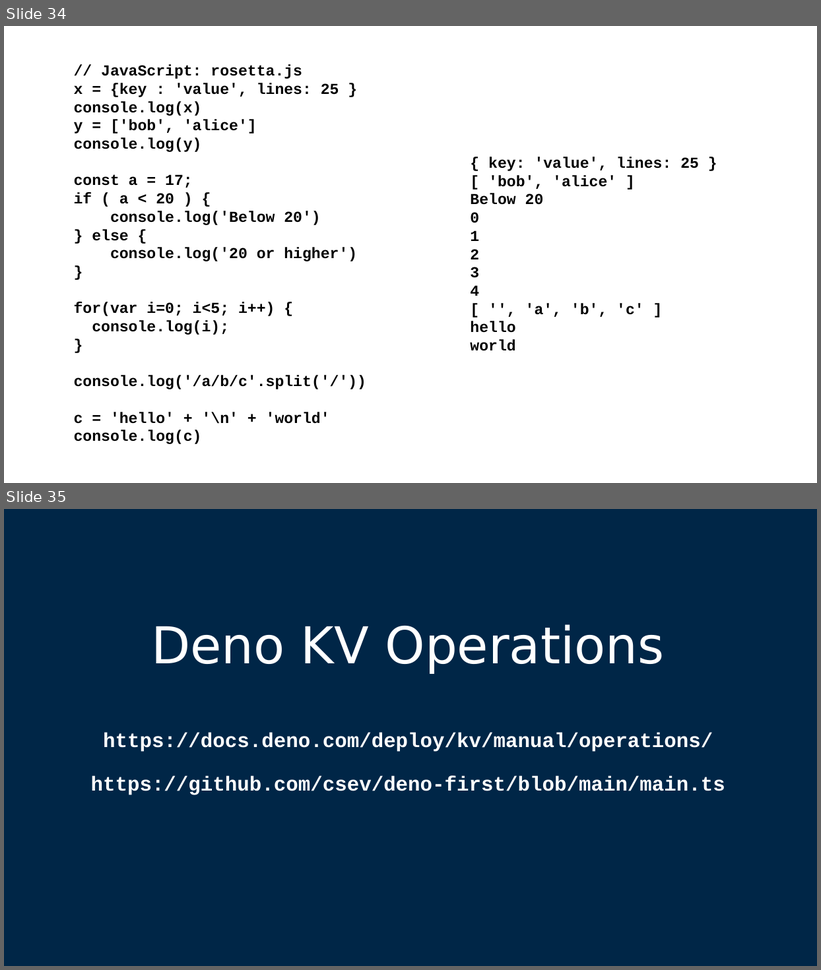
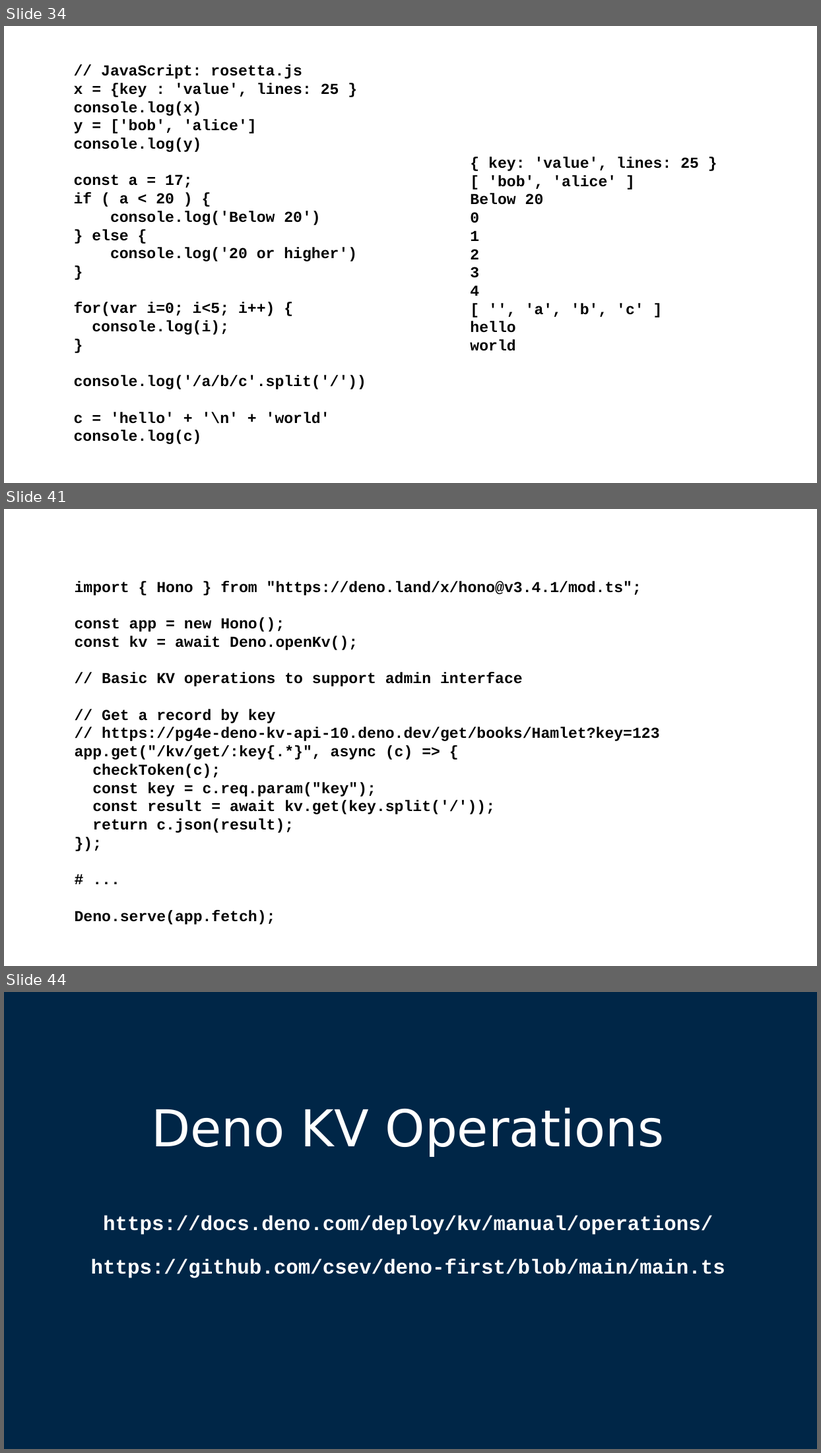
Before and after one commit to csev/pg4e, a slide deck: lectures/07-DenoKV.pptx. Shown one above the other, each under a label of ours: slides 34 and 35 before the commit, slides 34, 41 and 44 after it; the slides between them are not shown. The pictures are 821x970 and 821x1453 pixels, drawn with LibreOffice and Linux fonts; fonts in the diff are those of the drawing. Boxes give left, top, right and bottom in pixels: in the first picture for what was removed or moved away, otherwise in the second. Text is boxed around its words. In the diff, an @@ line names an element or a change of style, - is before the commit and + after.

```diff
--- a/lectures/07-DenoKV.pptx
+++ b/lectures/07-DenoKV.pptx
@@ slide 41 added at (4, 509, 817, 966), background #FFFFFF @@
@@ text added at (75, 581, 660, 925), 18 pt, text #000000, bold @@
+import { Hono } from "https://deno.land/x/hono@v3.4.1/mod.ts";
+const app = new Hono();
+const kv = await Deno.openKv();
+// Basic KV operations to support admin interface
+// Get a record by key
+// https://pg4e-deno-kv-api-10.deno.dev/get/books/Hamlet?key=123
+app.get("/kv/get/:key{.*}", async (c) => {
+checkToken(c);
+const key = c.req.param("key");
+const result = await kv.get(key.split('/'));
+return c.json(result);
+});
+# ...
+Deno.serve(app.fetch);
@@ what was slide 35 is now slide 44 @@
```
Also in this commit, not shown: 1 slide changed, 7 other slides added, 2 other files.
